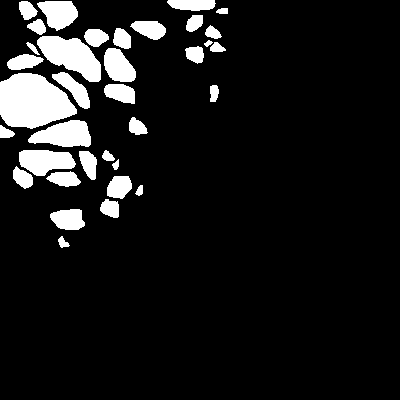
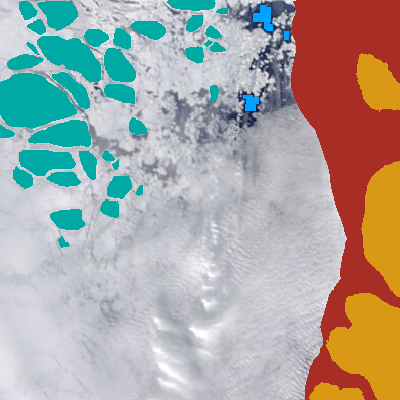
Layered file, before and after one edit (400x400). Changes by layer:
added layer "water samples" above "ice floes" over 243, 5, 289, 111
hid "ice floes" (1st of 2) over 0, 0, 400, 400
